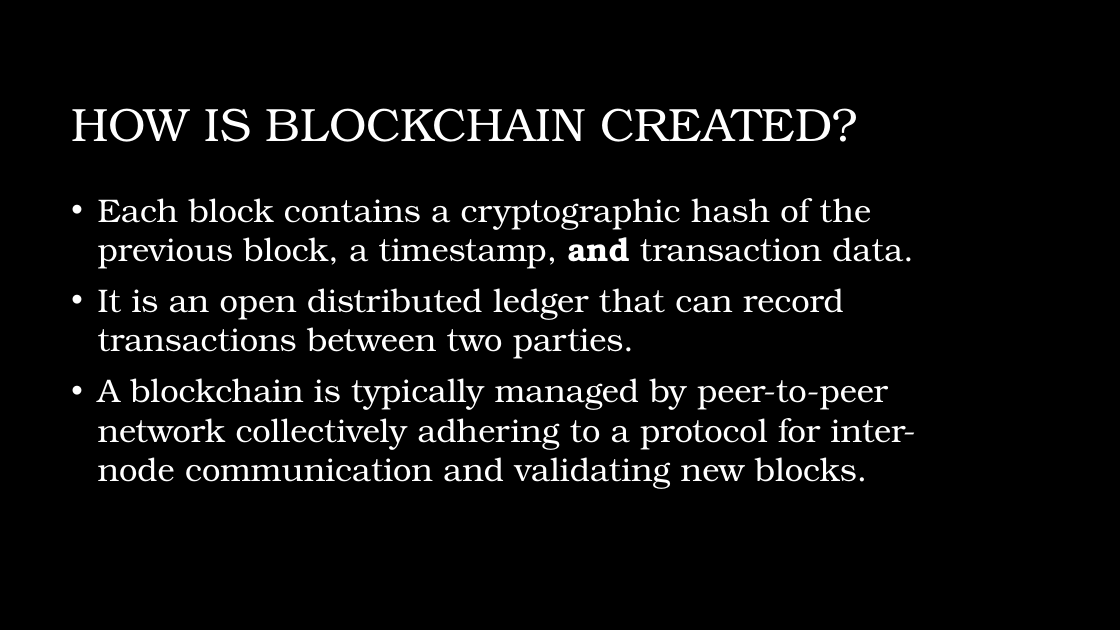
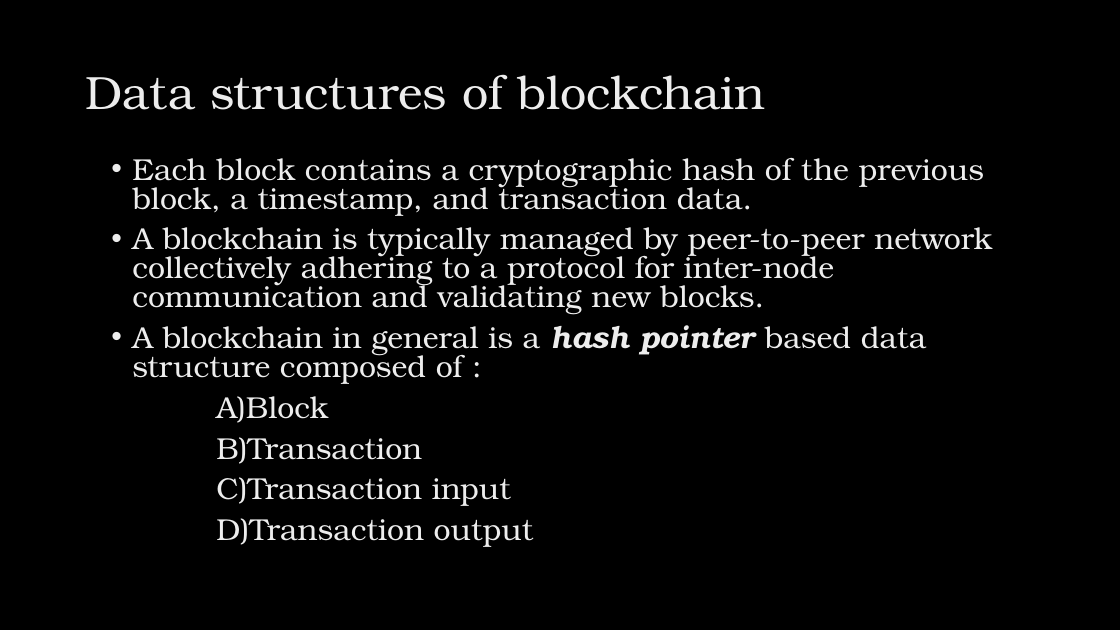
Before and after one commit to sushant76/IPHI, a slide deck: slide 4 of BlockchainDS.pptx (slide 3 before the commit). Drawn at 1120x630 pixels with LibreOffice and Linux fonts; fonts in the diff are those of the drawing; background and template pictures are left out. Boxes give left, top, right and bottom in pixels: in the first picture for what was removed or moved away, otherwise in the second. Text is boxed around its words. In the diff, an @@ line names an element or a change of style, - is before the commit and + after.

Commit message:
Add files via upload
Updated presentation

```diff
--- a/BlockchainDS.pptx
+++ b/BlockchainDS.pptx
@@ title at box(85, 74, 766, 110): text changed; text colour #FFFFFF to gradient #BFBFBF to #EDEDED to #FFFFFF @@
-HOW IS BLOCKCHAIN CREATED?
+Data structures of blockchain
@@ text "Each block contains a cryptographic ...": place and size @@
-text "Each block contains a cryptographic ..." at box(98, 198, 916, 489)
+text "Each block contains a cryptographic ..." at box(132, 158, 992, 547)
@@ text "Each block contains a cryptographic ..." at box(132, 158, 992, 547): vertical alignment middle to top @@
@@ text at box(132, 158, 992, 315): size 28 to 25.9 pt, text colour #FFFFFF to gradient #BFBFBF to #EDEDED to #FFFFFF in "Each block contains a cryptographic hash of ...", "A blockchain is typically managed by peer-to-peer ..."; bold off in "and"; indent changed; line spacing 1 to 0.8 @@
@@ text at box(98, 288, 844, 359): paragraph removed @@
-• It is an open distributed ledger that can record transactions between two parties.
@@ text at box(132, 325, 927, 547): paragraphs added @@
+• A blockchain in general is a hash pointer based data structure composed of :
+A)Block
+B)Transaction
+C)Transaction input
+D)Transaction output
```
Also in this commit, not shown: 12 other slides changed, 4 slides added.
